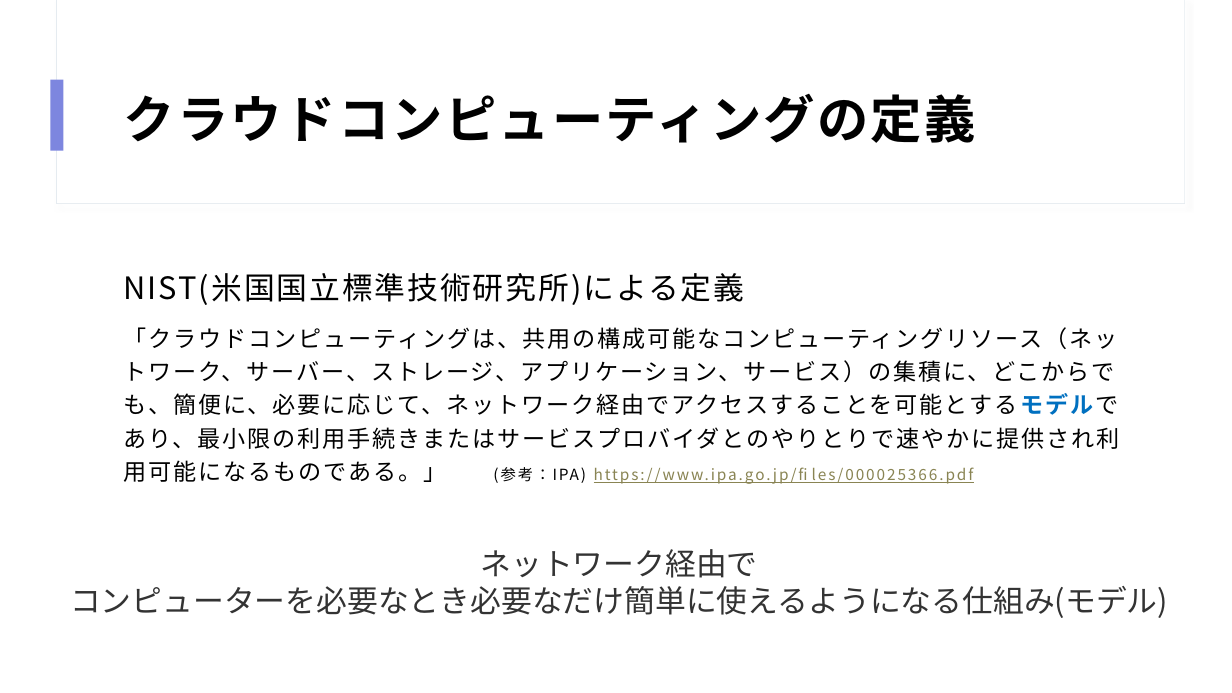
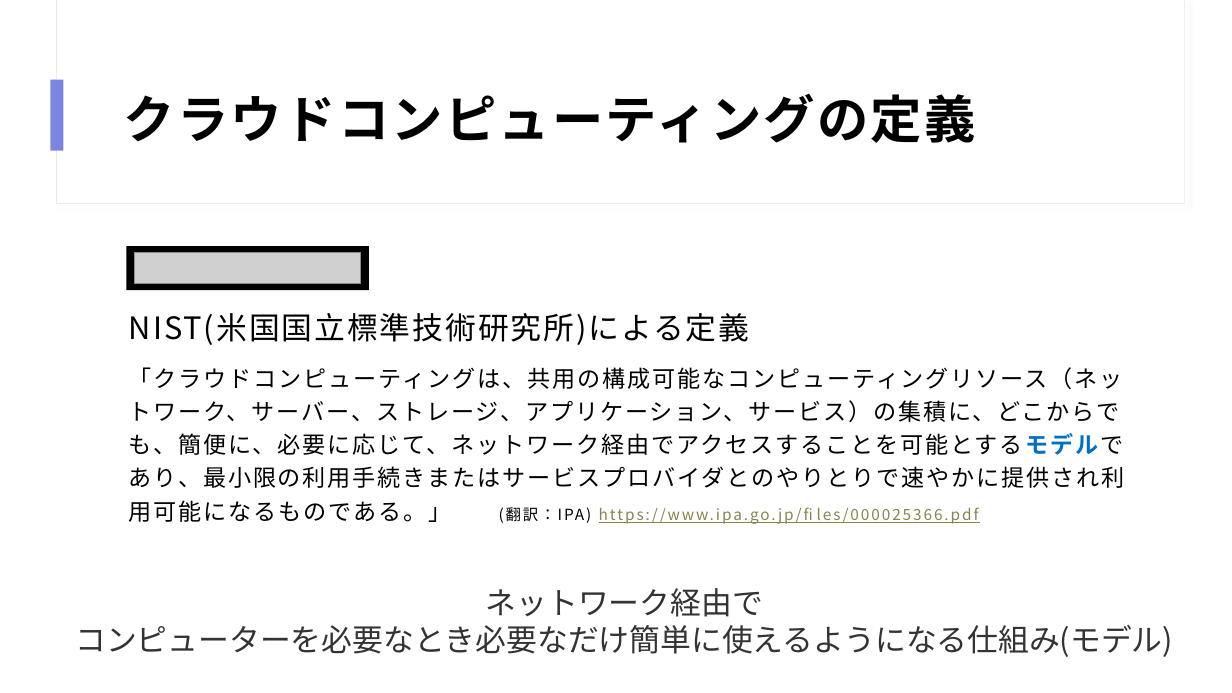
Before and after one commit to HiroyukiShimoda/itms8, a slide deck: slide 4 of cloud-aws.pptx. Drawn at 1232x693 pixels with LibreOffice and Linux fonts; fonts in the diff are those of the drawing; grey boxes stand for pictures. Boxes give left, top, right and bottom in pixels: in the first picture for what was removed or moved away, otherwise in the second. Text is boxed around its words. In the diff, an @@ line names an element or a change of style, - is before the commit and + after.

```diff
--- a/cloud-aws.pptx
+++ b/cloud-aws.pptx
@@ rectangle added at [127,246,369,290], fill #000000 @@
@@ picture added at [135,253,361,284] @@
@@ text "NIST(米国国立標準技術研究所)による定義": place and size @@
-text "NIST(米国国立標準技術研究所)による定義" at [124,273,1120,482]
+text "NIST(米国国立標準技術研究所)による定義" at [129,313,1125,524]
@@ text at [129,367,1125,524]: text changed @@
-「クラウドコンピューティングは、共用の構成可能なコンピューティングリソース（ネットワーク、サーバー、ストレージ、アプリケーション、サービス）の集積に、どこからでも、簡便に、必要に応じて、ネットワーク経由でアクセスすることを可能とするモデルであり、最小限の利用手続きまたはサービスプロバイダとのやりとりで速やかに提供され利用可能になるものである。」 (参考：IPA) https://www.ipa.go.jp/files/000025366.pdf
+「クラウドコンピューティングは、共用の構成可能なコンピューティングリソース（ネットワーク、サーバー、ストレージ、アプリケーション、サービス）の集積に、どこからでも、簡便に、必要に応じて、ネットワーク経由でアクセスすることを可能とするモデルであり、最小限の利用手続きまたはサービスプロバイダとのやりとりで速やかに提供され利用可能になるものである。」 (翻訳：IPA) https://www.ipa.go.jp/files/000025366.pdf
@@ text "ネットワーク経由で": place and size @@
-text "ネットワーク経由で" at [70,549,1168,618]
+text "ネットワーク経由で" at [75,588,1173,657]
```
Also in this commit, not shown: 7 other slides changed, 14 slides added, 3 slides removed.
